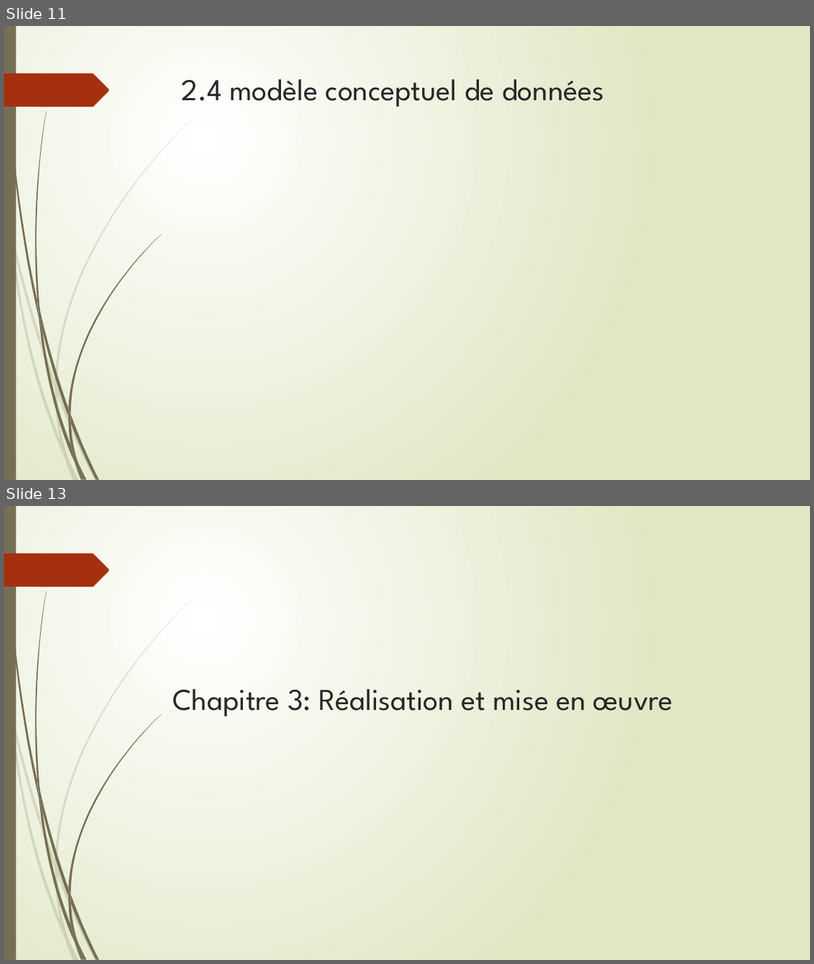
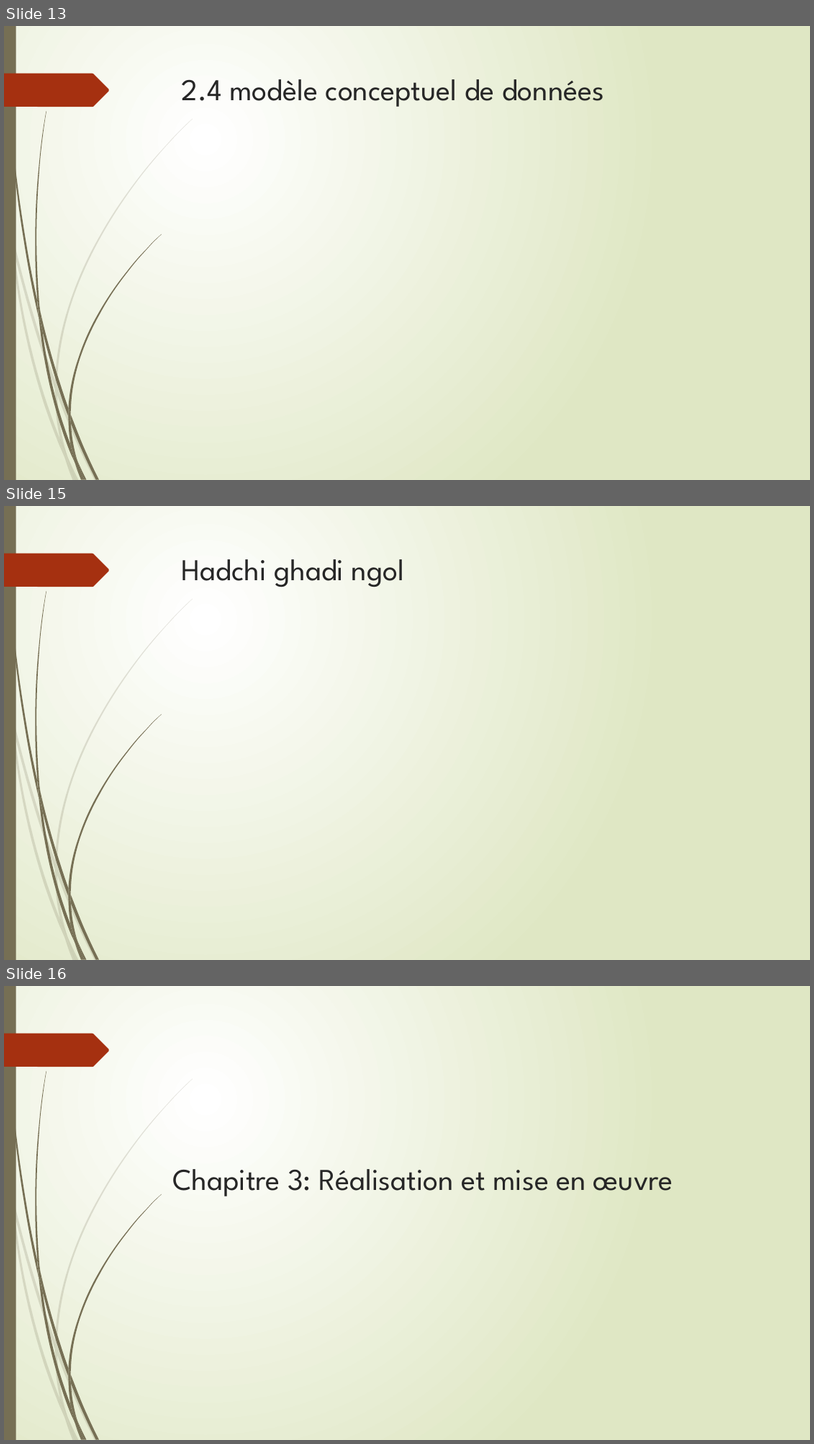
Before and after one commit to ElmarhraouiDev/rapport-de-projet-de-fin-d-etude, a slide deck: Plan présenation.pptx. Shown one above the other, each under a label of ours: slides 11 and 13 before the commit, slides 13, 15 and 16 after it; the slides between them are not shown. The pictures are 814x964 and 814x1444 pixels, drawn with LibreOffice and Linux fonts; fonts in the diff are those of the drawing. Boxes give left, top, right and bottom in pixels: in the first picture for what was removed or moved away, otherwise in the second. Text is boxed around its words. In the diff, an @@ line names an element or a change of style, - is before the commit and + after.

```diff
--- a/Plan présenation.pptx
+++ b/Plan présenation.pptx
@@ slide 15 added at (x1=4, y1=506, x2=810, y2=960), background gradient #FFFFFF to #DFE8C4; not listed: 24 template elements that a slide beside it also shows @@
@@ title added at (x1=182, y1=559, x2=404, y2=587), 36 pt, text #262626 @@
+Hadchi ghadi ngol
@@ what was slide 11 is now slide 13 @@
@@ what was slide 13 is now slide 16 @@
```
Also in this commit, not shown: 3 slides changed, 2 other slides added, 1 other file.
